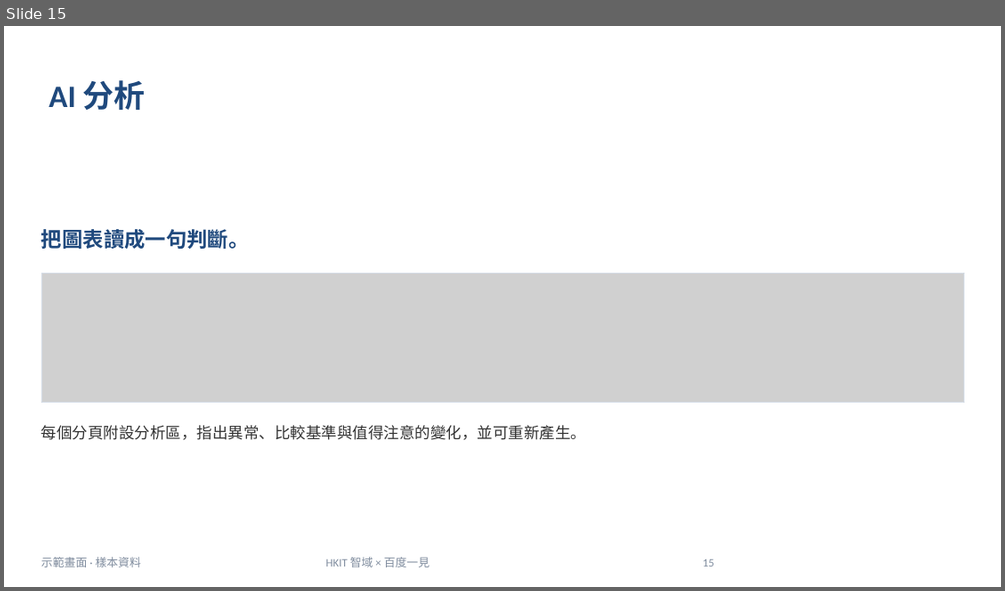
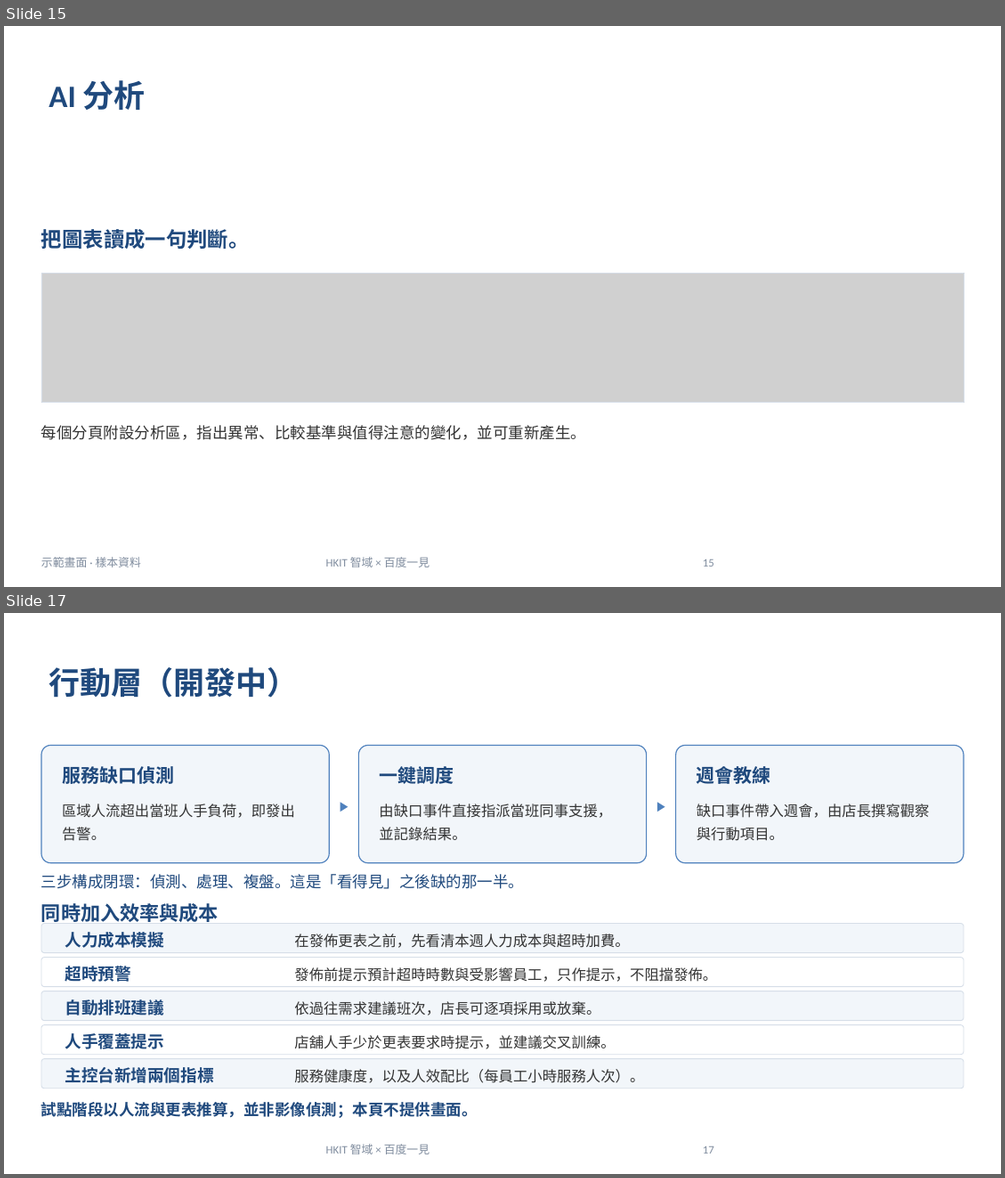
Before and after one commit to RyanHKIT/Retail.ifmphk, a slide deck: docs/presentation/IFMP-Retail-deck-v1.pptx. Shown one above the other, each under a label of ours: slide 15 before the commit, slides 15 and 17 after it; the slides between them are not shown. The pictures are 1005x591 and 1005x1178 pixels, drawn with LibreOffice and Linux fonts; fonts in the diff are those of the drawing; grey boxes stand for pictures; background and template pictures are left out. Boxes give left, top, right and bottom in pixels: in the first picture for what was removed or moved away, otherwise in the second. Text is boxed around its words. In the diff, an @@ line names an element or a change of style, - is before the commit and + after.

```diff
--- a/docs/presentation/IFMP-Retail-deck-v1.pptx
+++ b/docs/presentation/IFMP-Retail-deck-v1.pptx
@@ slide 17 added at <box>4,613,1001,1174</box>, background picture (left out) @@
@@ title added at <box>48,667,298,698</box>, 30 pt, text #1F497D, bold @@
+行動層（開發中）
@@ rounded rectangle added at <box>41,746,329,863</box>, fill #F2F6FA, outline #4F81BD 1 pt @@
@@ text added at <box>329,746,358,863</box>, 13 pt, text #4F81BD @@
+▶
@@ rounded rectangle added at <box>358,746,647,863</box>, fill #F2F6FA, outline #4F81BD 1 pt @@
@@ text added at <box>647,746,676,863</box>, 13 pt, text #4F81BD @@
+▶
@@ rounded rectangle added at <box>676,746,963,863</box>, fill #F2F6FA, outline #4F81BD 1 pt @@
@@ text added at <box>62,766,295,841</box>, 14 pt, text #333333 @@
+服務缺口偵測
+區域人流超出當班人手負荷，即發出告警。
@@ text added at <box>379,766,612,841</box>, 14 pt, text #333333 @@
+一鍵調度
+由缺口事件直接指派當班同事支援，並記錄結果。
@@ text added at <box>696,763,930,841</box>, 14 pt, text #333333 @@
+週會教練
+缺口事件帶入週會，由店長撰寫觀察與行動項目。
@@ text added at <box>41,874,524,889</box>, 15 pt, text #1F497D @@
+三步構成閉環：偵測、處理、複盤。這是「看得見」之後缺的那一半。
@@ text added at <box>41,903,218,922</box>, 19 pt, text #1F497D, bold @@
+同時加入效率與成本
@@ rounded rectangle added at <box>41,924,963,952</box>, fill #F2F6FA, outline #D6DEE8 0.75 pt @@
@@ text added at <box>65,932,164,948</box>, 16 pt, text #1F497D, bold @@
+人力成本模擬
@@ rounded rectangle added at <box>41,957,963,986</box>, fill #FFFFFF, outline #D6DEE8 0.75 pt @@
@@ text added at <box>294,933,629,948</box>, 14 pt, text #333333 @@
+在發佈更表之前，先看清本週人力成本與超時加費。
@@ text added at <box>65,965,130,981</box>, 16 pt, text #1F497D, bold @@
+超時預警
@@ text added at <box>294,967,717,981</box>, 14 pt, text #333333 @@
+發佈前提示預計超時時數與受影響員工，只作提示，不阻擋發佈。
@@ rounded rectangle added at <box>41,991,963,1021</box>, fill #F2F6FA, outline #D6DEE8 0.75 pt @@
@@ text added at <box>65,999,164,1015</box>, 16 pt, text #1F497D, bold @@
+自動排班建議
@@ text added at <box>294,1001,600,1015</box>, 14 pt, text #333333 @@
+依過往需求建議班次，店長可逐項採用或放棄。
@@ rounded rectangle added at <box>41,1025,963,1054</box>, fill #FFFFFF, outline #D6DEE8 0.75 pt @@
@@ text added at <box>65,1033,164,1049</box>, 16 pt, text #1F497D, bold @@
+人手覆蓋提示
@@ text added at <box>294,1035,615,1049</box>, 14 pt, text #333333 @@
+店舖人手少於更表要求時提示，並建議交叉訓練。
@@ rounded rectangle added at <box>41,1059,963,1088</box>, fill #F2F6FA, outline #D6DEE8 0.75 pt @@
@@ text added at <box>65,1067,213,1083</box>, 16 pt, text #1F497D, bold @@
+主控台新增兩個指標
@@ text added at <box>294,1069,644,1083</box>, 14 pt, text #333333 @@
+服務健康度，以及人效配比（每員工小時服務人次）。
@@ text added at <box>41,1102,477,1118</box>, 15 pt, text #1F497D, bold @@
+試點階段以人流與更表推算，並非影像偵測；本頁不提供畫面。
@@ text added at <box>326,1143,429,1154</box>, 11 pt, text #7F8C9E @@
+HKIT 智域 × 百度一見
@@ text added at <box>703,1146,714,1153</box>, 11 pt, text #7F8C9E @@
+17
```
Also in this commit, not shown: 4 slides changed, 3 other files.
